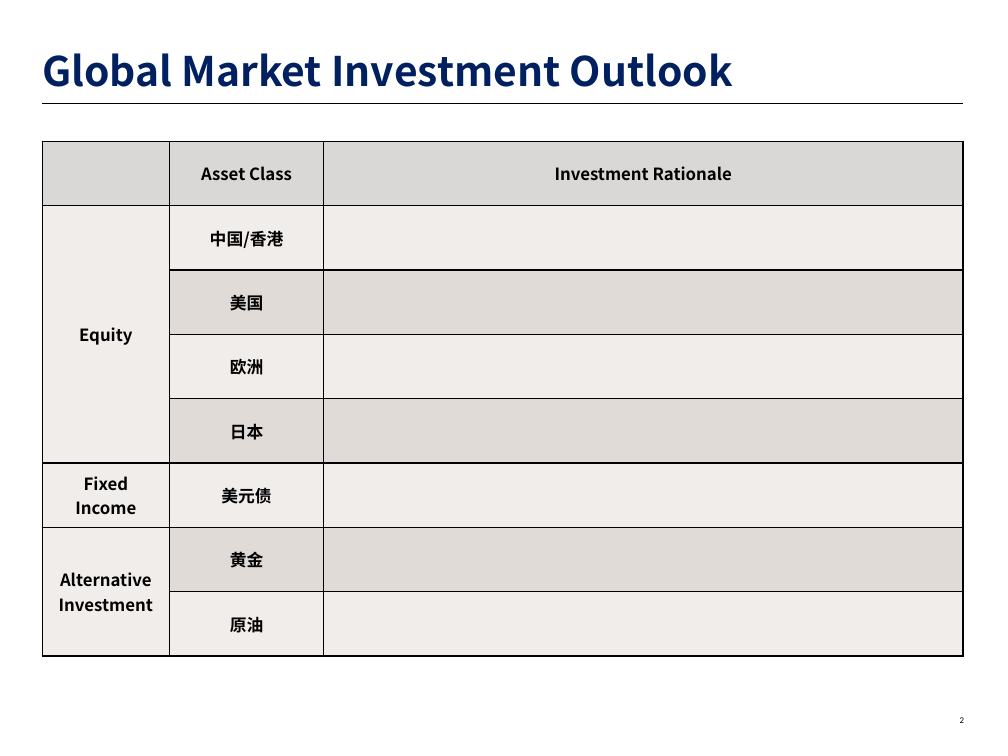
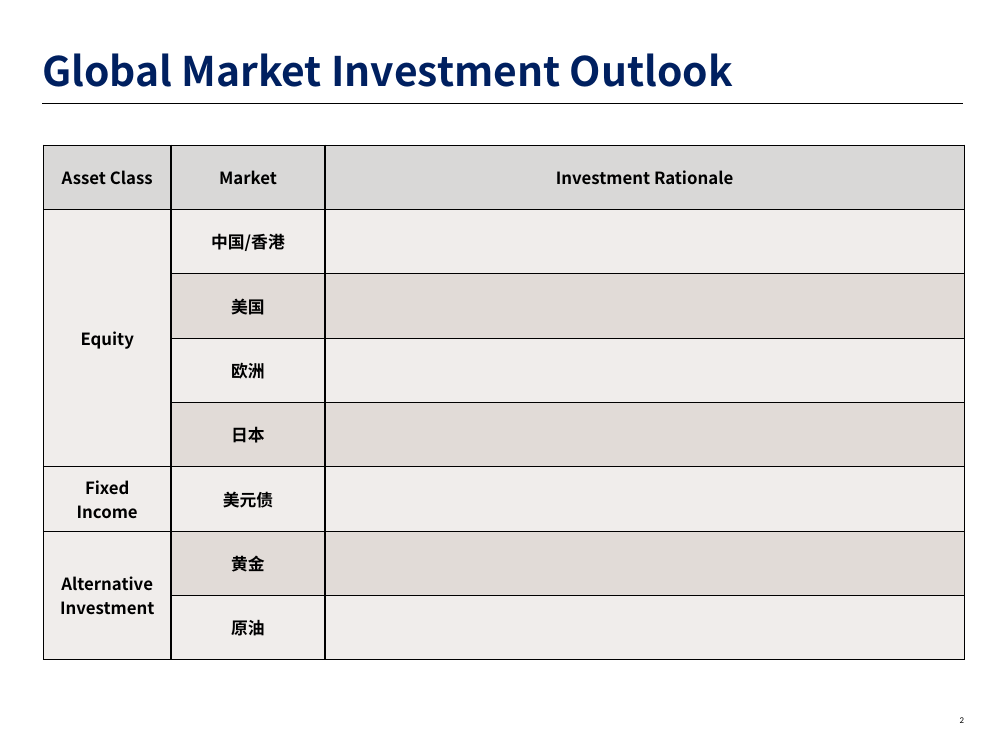
Before and after one commit to Charlotte-fargo/ai_ppt, a slide deck: slide 2 of template/AI PPT v5.pptx. Drawn at 1008x756 pixels with LibreOffice and Linux fonts; fonts in the diff are those of the drawing; background and template pictures are left out. Boxes give left, top, right and bottom in pixels: in the first picture for what was removed or moved away, otherwise in the second. Text is boxed around its words. In the diff, an @@ line names an element or a change of style, - is before the commit and + after.

```diff
--- a/template/AI PPT v5.pptx
+++ b/template/AI PPT v5.pptx
@@ table at <box>43,145,964,660</box> @@
-row 1, column 1: 
+row 1, column 1: Asset Class
-row 1, column 2: Asset Class
+row 1, column 2: Market
@@ table: place and size @@
-table at <box>42,141,963,656</box>
+table at <box>43,145,964,660</box>
```
Also in this commit, not shown: 3 other files.
